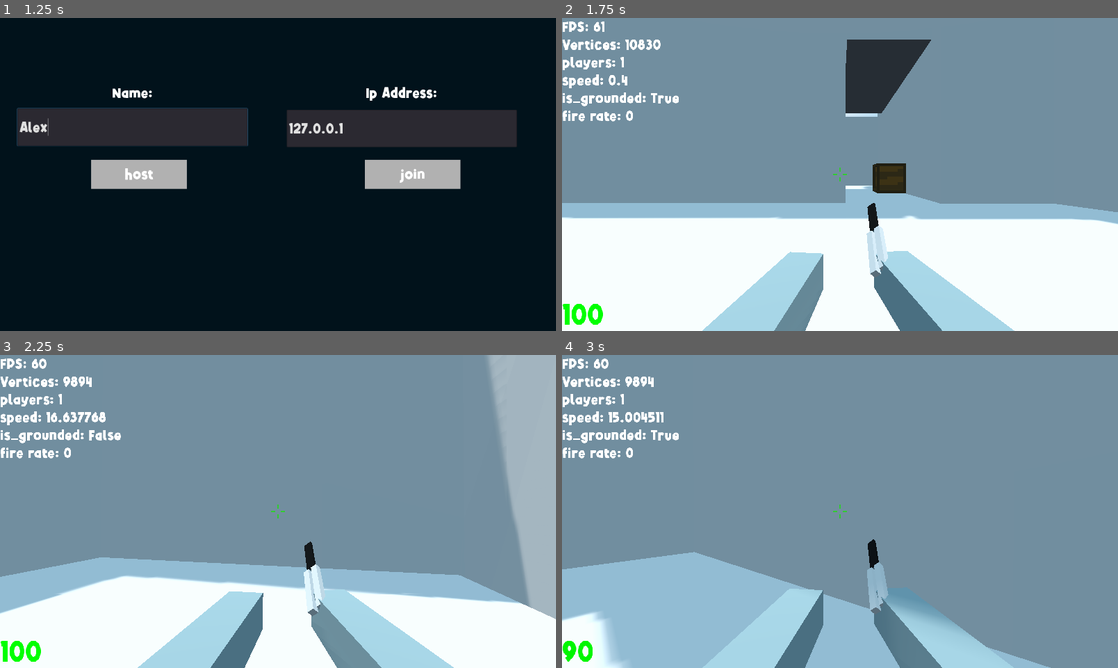
Above: before the commit, frames 1-4 (two rows, left to right).
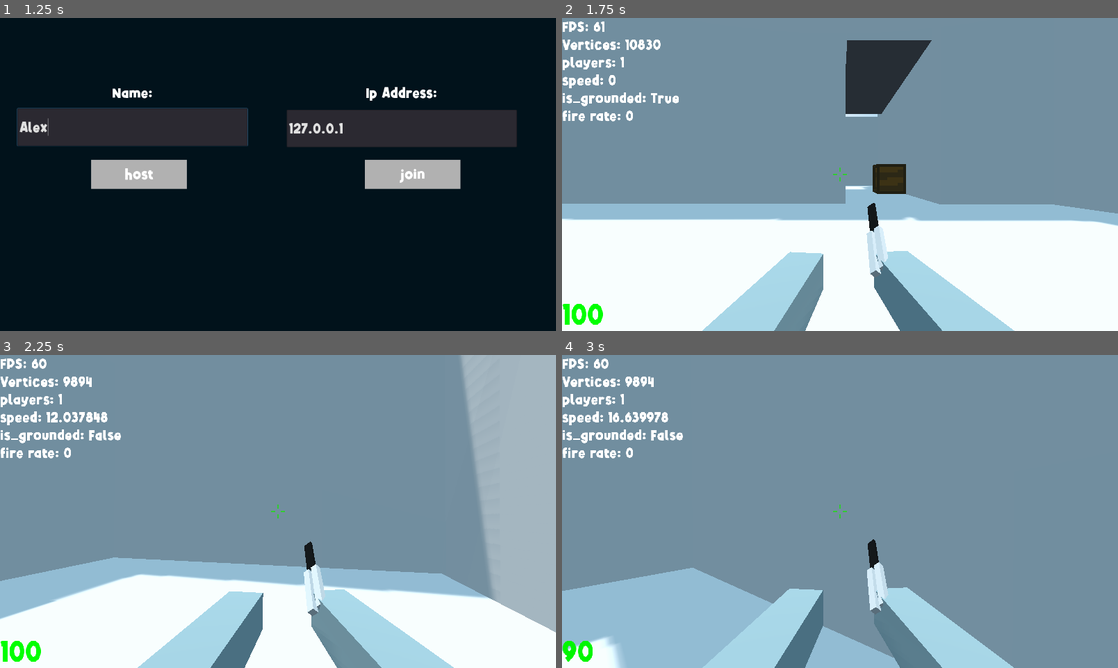
Above: after the commit, the same moments.

Repository: miklaskarjalainen/Togmen
Game: Godot game, scene res://source/scenes/title_screen.tscn
Two runs of this game, one before a commit and one after it. Both use one fixed random seed, a clock stepped at 60 frames per second and the inputs below. Sound files missing from this copy of the repository are replaced by a short silence.
Inputs (mouse positions are in pixels of both pictures, inside the frame that each line leads up to):
- Up to frame 1 (1.25 s): click (133, 127) at 0.52 s; type "Alex" at 0.6 s
- Up to frame 2 (1.75 s): click "host" at 1.25 s
- Up to frame 3 (2.25 s): move the mouse to (305, 511) at 2.02 s; hold W (forwards) from 2.03 s (still down); tap Space (jump) at 2.1 s
- Up to frame 4 (3 s): keep holding W (forwards); tap Space (jump) at 2.27, 2.57 s; move the mouse to (812, 511) at 2.77 s; tap G (hurt) at 2.85 s

Frame 1 is identical in both runs. In frame 2, 1.1% of the frame differs, in the area x 0-100%, y 6-67%; in frame 3, 6.5%, in the area x 0-100%, y 0-89%; in frame 4, 6.2%.

Commit message:
headshots, body shots, legshots

Diff:
--- a/project.godot
+++ b/project.godot
@@ -14,6 +14,11 @@
 "language": "GDScript",
 "path": "res://source/entities/actors/actor.gd"
 }, {
+"base": "Area",
+"class": "BodyPart",
+"language": "GDScript",
+"path": "res://source/entities/actors/body_part.gd"
+}, {
 "base": "Spatial",
 "class": "Weapon",
 "language": "GDScript",
@@ -21,6 +26,7 @@
 } ]
 _global_script_class_icons={
 "Actor": "",
+"BodyPart": "",
 "Weapon": ""
 }
 
@@ -152,6 +158,11 @@
  ]
 }
 
+[layer_names]
+
+3d_physics/layer_1="Env"
+3d_physics/layer_2="PlayerHitbox"
+
 [physics]
 
 common/enable_pause_aware_picking=true
--- /dev/null
+++ b/source/entities/actors/body_part.gd
@@ -0,0 +1,16 @@
+extends Area
+class_name BodyPart
+
+export(NodePath)             var player_path
+export(float, 0.0, 5.0, 0.1) var multiplier = 1.0
+
+onready var player = get_node(player_path)
+
+func get_multiplier() -> int:
+	return multiplier
+
+func get_peer():
+	return player
+
+func get_peer_id() -> int:
+	return int(player.name)
--- a/source/entities/actors/camera.gd
+++ b/source/entities/actors/camera.gd
@@ -9,12 +9,15 @@
 onready var player := get_node(PLAYER_PATH)
 
 func _ready():
-	if !get_parent().is_network_master():
-		queue_free()
-		return
-	Input.set_mouse_mode(Input.MOUSE_MODE_CAPTURED)
+	if is_network_master():
+		Input.set_mouse_mode(Input.MOUSE_MODE_CAPTURED)
+	else:
+		current = false
 
 func _physics_process(delta:float):
+	if !is_network_master():
+		return
+
 	# Grap / Release mouse cursor #
 	if Input.is_action_just_pressed("ui_cancel"):
 		var cur := int(Input.get_mouse_mode() != 2)
@@ -27,7 +30,9 @@
 	var is_scoping:int = player.get_hand().get_weapon().is_scoping()
 	if is_scoping:    # Is scoping
 		fov = SCOPED_FOV
+		player.get_hand().visible = false
 		return
+	player.get_hand().visible = true
 	fov = NORMAL_FOV
 
 func _input(event):
@@ -38,5 +43,5 @@
 		if is_scoping:
 			new_sens *= 0.6
 		rotation_degrees.x -= event.relative.y * new_sens
-		rotation_degrees.y -= event.relative.x * new_sens
+		player.rotation_degrees.y -= event.relative.x * new_sens
 		rotation_degrees.x  = clamp(rotation_degrees.x, -CAMERA_CLAMP, CAMERA_CLAMP)
--- a/source/entities/actors/hand.gd
+++ b/source/entities/actors/hand.gd
@@ -61,28 +61,34 @@
 	var target = raycast.get_collider()
 
 	var bullet_distance = (raycast.global_transform.origin - raycast.get_collision_point()).length()
-	var bullet_damage   = get_weapon().get_damage(bullet_distance)
+	var base_bullet_damage   = get_weapon().get_damage(bullet_distance)
 	print("Bullet travel distance: ", bullet_distance)
-	print("Would be damage: ", bullet_damage)
+	print("Would be damage: ", base_bullet_damage)
 
 	# We hit the player?
-	if not target is Actor:
+	if not target is BodyPart:
 		# Creates a bullet impact
 		create_bullet_impact(raycast.get_collision_point())
 		return
+
+	# More damage if headshot, or less if hit legs
+	var bullet_damage:int = target.get_multiplier() * base_bullet_damage
+	var peer              = target.get_peer()
+	var peer_id:int       = target.get_peer_id()
 
 	# Feed back #
 	create_blood(raycast.get_collision_point())
 	Gui.hitmark_play()      # Gives feed back to the player
 
-	target.rpc_id(int(target.name), "_damage", bullet_damage, get_weapon().name)
+	print("Total Damage: ", bullet_damage)
+	peer.rpc_id(peer_id, "_damage", bullet_damage, get_weapon().name)
 
 puppet func create_bullet_impact(_location:Vector3):
 	if is_network_master():
 		rpc_unreliable("create_bullet_impact", _location)
 
 	var instance = bullet_impact.instance()
-	add_child(instance)
+	player.add_child(instance)
 	instance.set_as_toplevel(true)
 	instance.translation = _location
 	instance.look_at(player.transform.origin, Vector3.UP)
@@ -92,11 +98,10 @@
 		rpc_unreliable("create_blood", _location)
 
 	var instance = blood_particle.instance()
-	add_child(instance)
+	player.add_child(instance)
 	instance.set_as_toplevel(true)
 	instance.translation = _location
 
-# CANT SEND NODES OVER NET LOLOLOLOLOLOLOL
 puppet func _switch_weapon(_weapon:int):
 	# Same weapon
 	if _weapon == current_weapon:
--- a/source/entities/actors/player.gd
+++ b/source/entities/actors/player.gd
@@ -1,18 +1,23 @@
 extends Actor
 
-const JUMP_STR     = 12
-const GRAVITY      = 24
+const ACCEL_SPD     := 120
+const AIR_ACCEL_SPD := 40
+const JUMP_STR      := 12
+const JUMP_MOV_BOOST:= 1 # Also known as bhopping
+const GRAVITY       := 24
 
-onready var camera  := $camera
+onready var camera     := $camera
+onready var jump_timer := $jump_timer
 
 var peer_name       := ""
 var motion          := Vector3()
-var move_speed      := 15.0 # default if couldn't get one from a weapon
 var killstreak      := 0
+var move_spd:int     = 15
 
 func _ready():
 	if is_network_master():
 		$body.visible = false
+		$hitbox.queue_free()
 		peer_name = Net.master_name
 		Gui.set_player(self)
 
@@ -20,7 +25,7 @@
 	if is_network_master(): # This is in player's control
 		_do_player_movement(delta)
 		_update_name(peer_name)
-		_update_position(translation, $camera.rotation)
+		_update_position(translation, camera.rotation)
 		_update_capsule_color(GameSettings.get_value("capsule_color", Color(1.0, 0.3, 0.3, 1.0)))
 
 		if Input.is_action_just_pressed("suicide"):
@@ -32,30 +37,46 @@
 			_respawn()
 
 func _do_player_movement(delta:float):
-	move_speed = get_hand().get_weapon().get_mov_speed()
+	if is_on_floor() and jump_timer.is_stopped():
+		move_spd = get_hand().get_weapon().get_mov_speed()
 
 	# Controlling #
 	var direction := Vector3()
 	if Input.is_action_pressed("forwards"):
-		direction -= camera.global_transform.basis.z
+		direction -= global_transform.basis.z
 	if Input.is_action_pressed("backwards"):
-		direction += camera.global_transform.basis.z
+		direction += global_transform.basis.z
 	if Input.is_action_pressed("left"):
-		direction -= camera.global_transform.basis.x
+		direction -= global_transform.basis.x
 	if Input.is_action_pressed("right"):
-		direction += camera.global_transform.basis.x
-	direction = direction.normalized() * move_speed
-	motion.x = direction.x
-	motion.z = direction.z
+		direction += global_transform.basis.x
+
+	# If grounded acceleration / de-acceleration
+	if is_on_floor():
+		motion += direction.normalized() * ACCEL_SPD * delta
+		motion.x = lerp(motion.x, 0.0, 0.1)
+		motion.z = lerp(motion.z, 0.0, 0.1)
+	else: # Air acceleration and no de-accleretation
+		motion += direction.normalized() * AIR_ACCEL_SPD * delta
+
+	# Speedcap
+	var hor_motion := motion
+	hor_motion.y = 0 # dont take y in count
+	if hor_motion.length() > move_spd:
+		motion.x = (hor_motion.normalized() * move_spd).x
+		motion.z = (hor_motion.normalized() * move_spd).z
 
 	# Jumping #
-	if Input.is_action_just_pressed("jump") and is_on_floor():
+	if Input.is_action_just_pressed("jump"):
+		jump_timer.start()
+	if !jump_timer.is_stopped() and is_on_floor():
 		motion.y += JUMP_STR
+		move_spd += JUMP_MOV_BOOST
 
 	# Gravity #
 	motion.y -= GRAVITY * delta;
 
-	Debug.add_line("speed", motion.length())
+	Debug.add_line("speed", hor_motion.length())
 	Debug.add_line("is_grounded", is_on_floor())
 
 	motion.y = move_and_slide(motion, Vector3.UP, true, 4).y
@@ -65,7 +86,7 @@
 	health = 100
 
 	# Reload all guns
-	for gun in $camera_lock/hand.get_children():
+	for gun in get_hand().get_children():
 		if gun is Weapon: # There're also particles :/
 			gun.reload(true)
 	killstreak = 0
@@ -83,8 +104,8 @@
 	if is_network_master():
 		rpc_unreliable("_update_position", _translation, _rotation)
 		return
-	translation            = _translation
-	$camera_lock.rotation  = _rotation
+	translation     = _translation
+	camera.rotation = _rotation
 
 puppet func _update_capsule_color(_color:Color):
 	if is_network_master():
@@ -118,7 +139,6 @@
 		_ended_killstreak(killer_name, killstreak)
 		_respawn()
 
-# this player eliminated the gived peer
 master func _eliminated_peer(id:int, var web_name := ""):
 	killstreak += 1
 	_update_killstreak(killstreak)
--- a/source/entities/actors/player.tscn
+++ b/source/entities/actors/player.tscn
@@ -1,8 +1,9 @@
-[gd_scene load_steps=12 format=2]
+[gd_scene load_steps=17 format=2]
 
 [ext_resource path="res://source/entities/actors/player.gd" type="Script" id=1]
 [ext_resource path="res://source/entities/actors/camera.gd" type="Script" id=2]
 [ext_resource path="res://assets/weapons/deagle/Deagle.tscn" type="PackedScene" id=3]
+[ext_resource path="res://source/entities/actors/body_part.gd" type="Script" id=4]
 [ext_resource path="res://assets/weapons/knife/Knife.tscn" type="PackedScene" id=6]
 [ext_resource path="res://assets/weapons/ak-47/AK-47.tscn" type="PackedScene" id=7]
 [ext_resource path="res://source/entities/actors/hand.gd" type="Script" id=8]
@@ -16,10 +17,22 @@
 albedo_color = Color( 1, 0.00392157, 0.00392157, 1 )
 
 [sub_resource type="CylinderShape" id=3]
-height = 2.89525
+height = 1.80149
+
+[sub_resource type="RayShape" id=4]
+length = 0.811956
+
+[sub_resource type="BoxShape" id=5]
+extents = Vector3( 0.47539, 0.29836, 0.94507 )
+
+[sub_resource type="BoxShape" id=6]
+extents = Vector3( 0.639314, 0.633858, 0.94507 )
+
+[sub_resource type="BoxShape" id=7]
+extents = Vector3( 0.445194, 0.356531, 0.94507 )
 
 [node name="Player" type="KinematicBody"]
-collision_layer = 2
+collision_layer = 0
 script = ExtResource( 1 )
 
 [node name="camera" type="Camera" parent="."]
@@ -34,6 +47,7 @@
 enabled = true
 cast_to = Vector3( 0, 0, -200 )
 collision_mask = 3
+collide_with_areas = true
 
 [node name="hand" type="Spatial" parent="camera"]
 transform = Transform( -1, 0, 8.74228e-08, 0, 1, 0, -8.74228e-08, 0, -1, 0.5, -0.6, -0.7 )
@@ -97,5 +111,53 @@
 mesh = SubResource( 1 )
 material = SubResource( 2 )
 
+[node name="jump_timer" type="Timer" parent="."]
+wait_time = 0.1
+one_shot = true
+__meta__ = {
+"_editor_description_": "Leeway with pessing space, if this timeout is running, the player will jump when he touches the ground."
+}
+
 [node name="coll" type="CollisionShape" parent="."]
+transform = Transform( 1, 0, 0, 0, 1, 0, 0, 0, 1, 0, 0.47182, 0 )
 shape = SubResource( 3 )
+
+[node name="ray_foot" type="CollisionShape" parent="."]
+transform = Transform( 1, 0, 0, 0, -4.37114e-08, -1, 0, 1, -4.37114e-08, 0, -0.729739, 0 )
+shape = SubResource( 4 )
+
+[node name="hitbox" type="Spatial" parent="."]
+__meta__ = {
+"_editor_description_": "Damage:
+head: x4
+body: x1
+legs: x0.6"
+}
+
+[node name="head" type="Area" parent="hitbox"]
+script = ExtResource( 4 )
+player_path = NodePath("../..")
+multiplier = 2.5
+
+[node name="coll" type="CollisionShape" parent="hitbox/head"]
+transform = Transform( 1, 0, 0, 0, 1, 0, 0, 0, 1, 0, 1.16543, 0 )
+shape = SubResource( 5 )
+
+[node name="body" type="Area" parent="hitbox"]
+transform = Transform( 1, 0, 0, 0, 1, 0, 0, 0, 1, 0, -0.590608, 0 )
+script = ExtResource( 4 )
+player_path = NodePath("../..")
+
+[node name="coll" type="CollisionShape" parent="hitbox/body"]
+transform = Transform( 1, 0, 0, 0, 1, 0, 0, 0, 1, 0, 0.83113, 0 )
+shape = SubResource( 6 )
+
+[node name="legs" type="Area" parent="hitbox"]
+transform = Transform( 1, 0, 0, 0, 1, 0, 0, 0, 1, 0, -1.86818, 0 )
+script = ExtResource( 4 )
+player_path = NodePath("../..")
+multiplier = 0.7
+
+[node name="coll" type="CollisionShape" parent="hitbox/legs"]
+transform = Transform( 1, 0, 0, 0, 1, 0, 0, 0, 1, 0, 1.1263, 0 )
+shape = SubResource( 7 )
